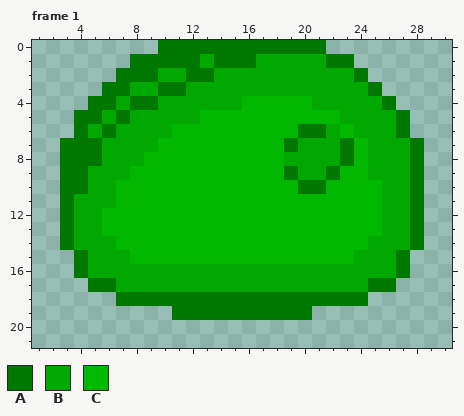
File history of a pixel-art file, textureCreationFiles/aseprite/slime.aseprite. Above: the version before the commit.
32x32 pixels, 3 frames. Shown: frame 1: x 1..30, y 0..21. The commit also changed other frames, which this record leaves out.
Visible layers, top first: "right", "back", "left", "front".
Palette (. is transparent): A #007800  B #00a800  C #00b800
Pixels before, frame 1, first column x 3:
 0 .......AAAAAAAAAAAA.......
 1 .....AAAAABAAABBBBBAA.....
 2 ....AAABBAABBBBBBBBBBA....
 3 ...AABBAABBBBBBBBBBBBBA...
 4 ..AABAABBBBBBCCCCCBBBBBA..
 5 .AABABBBBBCCCCCCCCCCBBBBA.
 6 .ABABBBBCCCCCCCCCAABCBBBA.
 7 AAABBBBCCCCCCCCCABBBACBBBA
 8 AAABBBCCCCCCCCCCBBBBACBBBA
 9 AABBBCCCCCCCCCCCABBACCBBBA
10 AABBCCCCCCCCCCCCCAACCCCBBA
11 ABBBCCCCCCCCCCCCCCCCCCCBBA
12 ABBCCCCCCCCCCCCCCCCCCCCBBA
13 ABBCCCCCCCCCCCCCCCCCCCCBBA
14 ABBBCCCCCCCCCCCCCCCCCCBBBA
15 .ABBBCCCCCCCCCCCCCCCCBBBA.
16 .ABBBBBBBBBBBBBBBBBBBBBBA.
17 ..AABBBBBBBBBBBBBBBBBBAA..
18 ....AAAAAAAAAAAAAAAAAA....
19 ........AAAAAAAAAA........
The result:
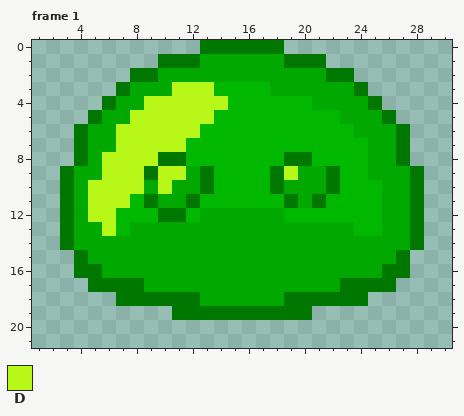
Colours new in this view: D #b8f818
Edits made:
layer "Group 1/front3" added
layer "left" now hidden
layer "back" now hidden
layer "right" now hidden
layer "front" removed
Changed rows in their new state; - is an unchanged pixel.
Frame 1:
first column x 3:
 0 -------...------...-------
 1 -----..----BBB--AAA..-----
 2 ----.----BB--------AA.----
 3 ---.---BDDDCCCC------A.---
 4 --.--BDDDDDDC---------A.--
 5 -.--BDDDDDD------------A.-
 6 ---BDDDDDD-------CCC------
 7 .-B-DDDDD-------CCCCC---A.
 8 .-BDDDDAA-------AACCC---A.
 9 -B-DDDADDBA----AD---------
10 -BDDDDBDBBA----ABBBA------
11 --DDD-ABBA------ABA-------
12 --DD---AA-BBBBBB----------
13 ---D-BBBBBBBBBBBBBBBB-----
14 ----BBBBBBBBBBBBBBBBBB----
15 -----BBBBBBBBBBBBBBBB-----
16 --A--------------------A--
17 ----AA--------------AA----
18 ----------BBBBBB----------
